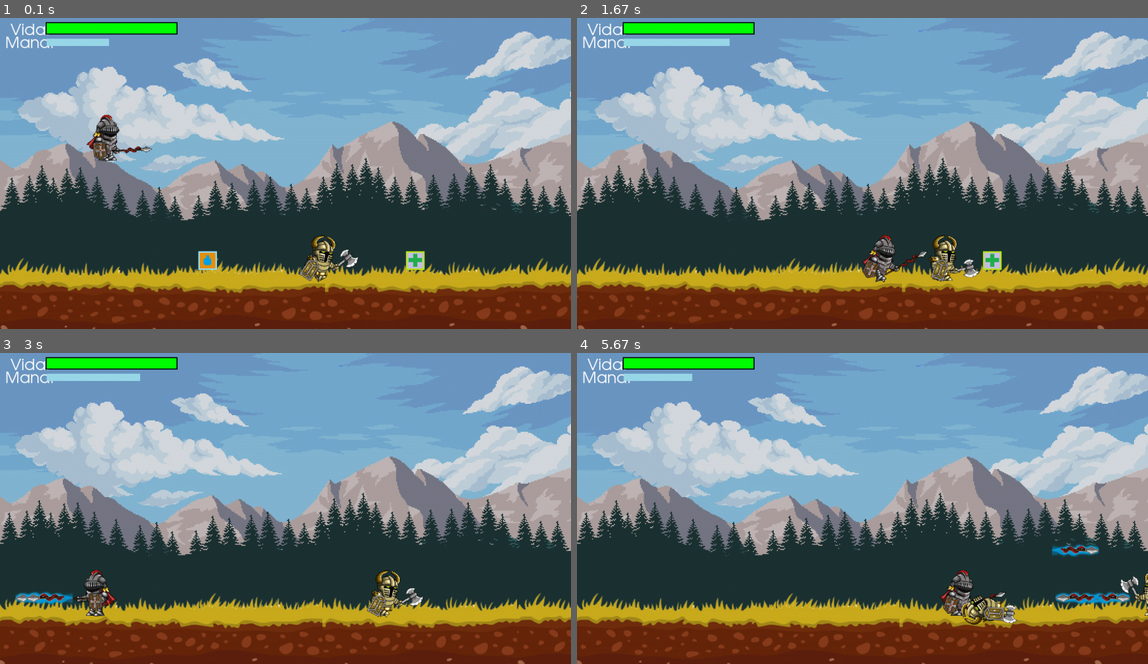
Above: before the commit, frames 1-4 (two rows, left to right).
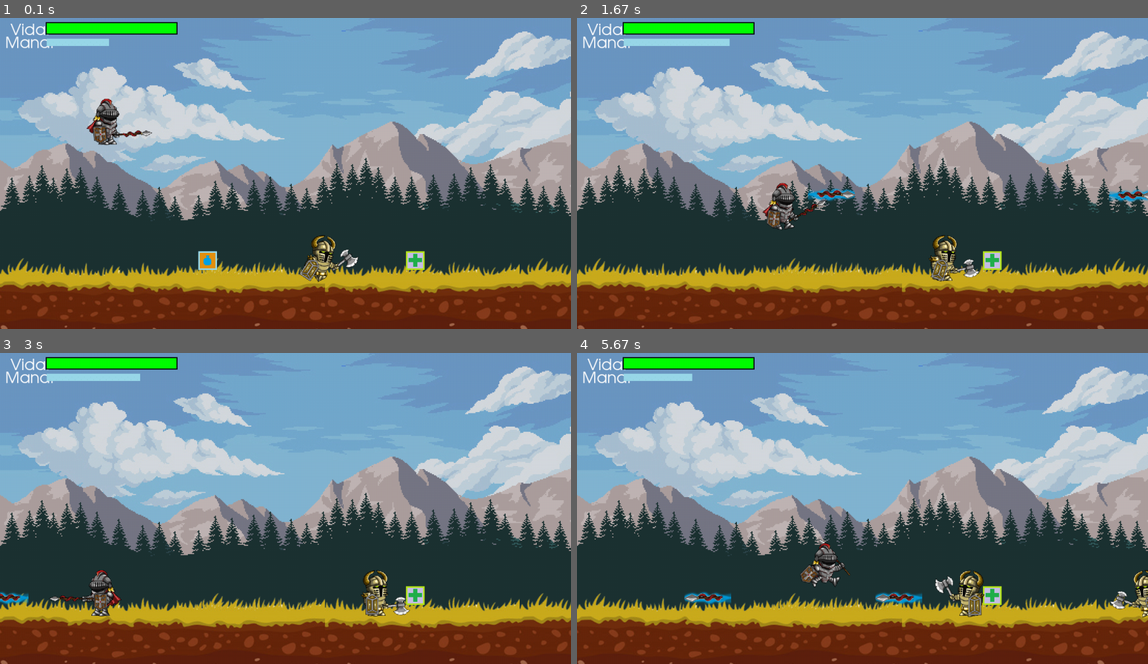
Above: after the commit, the same moments.

Repository: MelvinSalcedo/pygame-RPG
Game: pygame game, started from main.py
Two runs of this game, one before a commit and one after it. Both use one fixed random seed, a clock stepped at 60 frames per second and the inputs below.
Inputs:
- Up to frame 1 (0.1 s): no input
- Up to frame 2 (1.67 s): tap Space at 0.33, 0.73, 1.03, 1.23, 1.57 s; hold D 0.67-1.13 s; hold W 1.17-1.47 s; hold D from 1.5 s (still down)
- Up to frame 3 (3 s): tap Space at 1.87, 2.07, 2.37, 2.63, 2.93 s; release D at 1.97 s; hold A 2-2.53 s; hold A 2.57-2.97 s
- Up to frame 4 (5.67 s): hold W 3-3.37 s; tap Space at 3.07, 3.47, 3.77, 4.13, 4.43, 4.63, 4.93, 5.13, 5.47 s; hold D 3.4-4.03 s; hold A 4.07-4.53 s; hold D 4.57-5.03 s; hold W 5.07-5.37 s; hold D from 5.4 s (still down)

The runs differ from the first frame. In frame 1, 0.9% of the frame differs, in the area x 15-27%, y 25-47%; in frame 2, 1.6%; in frame 3, 10%; in frame 4, 12%, in the area x 0-100%, y 4-100%.

Commit message:
comentado

Diff:
--- a/main.py
+++ b/main.py
@@ -15,7 +15,7 @@
 SCROLL_THRESH = 200
 
 screen = pygame.display.set_mode((SCREEN_WIDTH, SCREEN_HEIGHT))
-pygame.display.set_caption('Shooter')
+pygame.display.set_caption('rpg')
 
 
 clock = pygame.time.Clock()
@@ -53,12 +53,18 @@
 	'magia'		: itemMagia,
 }
 
+#esta variuable sirve para mover todas las imagenes del fondo tanto a la derecha como a la
+#izquierda, para dar la sensacion de que la camara esta moviendose
 bg_scroll = 0
 widht_imagenBG=1376 #la cantidad en pixeles de la imagen de background que cargamos
 LimiteFor=3
+
+
 def draw_bg():
-
+	#sirve para dibujar las mismas iamgenes 3 veces seguidas, una despues de la otra
+	# esto da un efecto de una esena grande
 	for x in range(LimiteFor):
+		#blit(imagen,(x,y))
 		screen.blit(nuves,(x*widht_imagenBG-bg_scroll,0))#5,0 ....150,0
 		screen.blit(mountaña,(x*widht_imagenBG-bg_scroll,200))#5,0
 		screen.blit(pinos,(x*widht_imagenBG-bg_scroll,270))#5,0
@@ -66,13 +72,13 @@
 
 
 def draw_text(text, font, text_col, x, y):
+
 	img = font.render(text, True, text_col)
 	screen.blit(img, (x, y))
 
 
-class Player(pygame.sprite.Sprite):
+class Player():
 	def __init__(self,tipo_personaje, x, y, scale, velocidad,cantidad_magia):
-		pygame.sprite.Sprite.__init__(self)
 		self.estoyVivo = True
 		self.tipo_personaje =tipo_personaje
 		self.velocidad = velocidad
@@ -81,24 +87,31 @@
 		self.saltar = False
 		self.in_air = True
 		self.flip = False
-		self.lista_animacion = []
+		self.lista_animacion = [] # esto se ocnvierte en una matriz
 		self.indice_NumeroImagen = 0
 		self.accion = 0
-		self.tiempoObtenido = pygame.time.get_ticks()
+		self.tiempoObtenido = pygame.time.get_ticks()# que vas obtner el tiempo cuando este creeandose esta variable
 
 		#cargamos todas las animaciones que se nesesiten
-		animation_types = ['Idle', 'Run', 'Jump','Death','atack']
-
+		animation_types = ['Idle', 'Run', 'Jump','Death','atack'] #nombres de las caarpes y del conjunto de imagenes
+
+		#ewstamos cargando todas las imagenes de acuerdo a su tipo en la variable lista_animacion
+
+		#con este for rrecorremos cada una de las carpetas
 		for animation in animation_types:
 			#se crear una nueva lista en cada for
 			temp_list = []
-			#ccontanmos el numero de archivos en un folder
+			#num_frames = cantidad de imagenes que encontremos en la carpeta dpnde estamos buscado
+			#
 			num_of_frames = len(os.listdir(f'img/{self.tipo_personaje}/{animation}')) # longitud de mi carpeta
-			#0,1,2,3,
+
+			#con este for cargfamos cada UNA DE Las imagenes de las carpetas donde hemos entrado
 			for i in range(num_of_frames):
+				#f'' -> convierte su contenido en string
 				img = pygame.image.load(f'img/{self.tipo_personaje}/{animation}/{i}.png')
 				img = pygame.transform.scale(img, (int(img.get_width() * scale), int(img.get_height() * scale)))
 				temp_list.append(img)
+
 			self.lista_animacion.append(temp_list)
 
 		self.image = self.lista_animacion[self.accion][self.indice_NumeroImagen]
@@ -108,33 +121,34 @@
 		self.tiempo_casteo = 0
 		self.cantidad_magia = cantidad_magia
 		self.health=100
-		self.radius = self.rect.width/2
-
+
+		# estas variables son par ala AI
 		self.move_counter = 0
 		self.vision = pygame.Rect(0, 0, 150, 20) # 75,10
 		self.EstoyMirandoPlayer = False
 		self.EstoyMirandoPlayer_counter = 0
 		self.estoyAtacando=False
 		self.max_health = self.health
-
+		#piso donde se va a parar el personaje y AI
 		self.topePiso=50*scale*1.8
 
 	def update(self):
 		self.actualizarAnimacion()
 		self.verificarEstoyVivo()
 		#uactualiamos tiempo
+		#sirve para ejecutar magia
 		if self.tiempo_casteo > 0: #20 # espera 20 ejeciccion del while principal para ejecurtarse otra vez
 			self.tiempo_casteo -= 1 #0
 
 	def castearMagia(self):
 		if self.tiempo_casteo == 0 and self.cantidad_magia > 0:
 			self.estoyAtacando=True
-			self.actualizarAccion(4)
-
-
-			self.tiempo_casteo = 30
+			self.actualizarAccion(4) # cambia de animacion segun lo que estemos haciendo
+
+
+			self.tiempo_casteo = 30 #vmaos a poder disparar magia cada 30 milisegundos
 			magiaFuego = MagiaFuego(self.rect.centerx + (80 * self.direction),self.rect.centery, self.direction,0.15)
-			grupo_magiasDisparadas.add(magiaFuego)
+			grupo_magiasDisparadas.add(magiaFuego) #el onjeto creado agragamos a la lista
 			#reducimos la cantidad de magia
 			self.cantidad_magia -= 1
 
@@ -152,97 +166,99 @@
 		dy = 0
 
 		#si
-		if moving_left:
+		if moving_left: #se hace true cuando presion la tecla a
 			dx = -self.velocidad
 			self.flip = True
 			self.direction = -1
-		if moving_right:
+		if moving_right:#se hace true cuando presion la tecla d
 			dx = self.velocidad
 			self.flip = False
 			self.direction = 1
 
 		#Accion de saltar
-		if self.saltar == True and self.in_air == False:
-			self.vel_y = -15
+		if self.saltar == True and self.in_air == False: #se hace true cuando presion la tecla w
+			self.vel_y = -15 # sube llega a un lkimite y de ahi tiene qeu bajar
 			self.saltar = False
 			self.in_air = True
 
 		#aplicamos gravedad
 		self.vel_y += GRAVITY #-11+1 =-10 0 1
-
-		if self.vel_y > 10:
-			self.vel_y
-		dy += self.vel_y # 0-10
+		dy += self.vel_y # 0-10 # dy=dy+self.vel_y
 
 		#verificamos la colision con el suelo
+		#si la parte inferior de la imagen del player ya llego al piso quiero que no siga bajando
+		# si no se quede ahi porque es el piso
 		if (self.rect.bottom-self.topePiso) + dy > piso:
 			dy = piso - (self.rect.bottom -self.topePiso) #y  de abajo de mi imagen
 			self.in_air = False
 
+		'''#verificar el el player yua sobrepaso un limite quye esta la lado derecho de la pantlla
 		if self.tipo_personaje == 'player':
 			if self.rect.left + dx < 0 or self.rect.right + dx > SCREEN_WIDTH+400:
-				dx = 0
+				dx = 0'''
 
 		#actualizamos la posicion de la imagen del player
 		self.rect.x += dx
 		self.rect.y += dy
 
 		if self.tipo_personaje == 'player': #
+			#verificar el el player yua sobrepaso un limite quye esta la lado derecho de la pantlla  o ala izquierda
 			if (self.rect.right > SCREEN_WIDTH - SCROLL_THRESH and bg_scroll <  SCREEN_WIDTH*LimiteFor-SCREEN_WIDTH)\
 				or (self.rect.left < SCROLL_THRESH and bg_scroll > abs(dx)):
 				self.rect.x -= dx # se hace cero
 				screen_scroll -=dx  # -5
-		print(bg_scroll)
+		#screen scrrol mueve las iamgene. da efecto de camra moviendose
 		return screen_scroll
 
 	def actualizarAnimacion(self):
-		ANIMATION_COOLDOWN = 100
-		self.image = self.lista_animacion[self.accion][self.indice_NumeroImagen]
-		#si paso 100 milisegundos cambiamos a la sigu	einte imagen
-
-
+		ANIMATION_COOLDOWN = 100 # cada 100 milisegundo se cambviara de imagen
+		self.image = self.lista_animacion[self.accion][self.indice_NumeroImagen] # carga una imagen de de la matriz
+
+		#si ya paso un tiempo de 100 milisegudnos se cambia de imagen
 		if pygame.time.get_ticks() - self.tiempoObtenido > ANIMATION_COOLDOWN:
 			self.tiempoObtenido = pygame.time.get_ticks()
-			self.indice_NumeroImagen += 1
+			self.indice_NumeroImagen += 1 #pasar a la siguiente imagen
+
 		#if llego al tope del totoal de iamgenes se reiniciar la animacion desde cero
 		if self.indice_NumeroImagen >= len(self.lista_animacion[self.accion]):
 			if(self.accion==4):
 				self.estoyAtacando=False
-			if self.accion == 3:
+			if self.accion == 3: #si es muero ya no queiroi que nunca mas se actualize de imagen .
 				self.indice_NumeroImagen = len(self.lista_animacion[self.accion]) - 1
-
 			else:
 				self.indice_NumeroImagen = 0
 
 	def actualizarAccion(self, accion):#1
 		#dependiendo de la tecla que presionemos vamos a actuializar la animacion
-		if accion != self.accion:
+		if accion != self.accion: #siginidica difereten
 			self.accion = accion
 			#actualizamos la imagen
 			self.indice_NumeroImagen = 0
 			self.update_time = pygame.time.get_ticks()
 
 	def InteligenciaArtificialNormal(self):
-		if self.estoyVivo :#and player.estoyVivo:
-			if self.EstoyMirandoPlayer == False and random.randint(1, 200) == 1:
+		if self.estoyVivo :#si el eneimigo esta vivo
+			if self.EstoyMirandoPlayer == False and random.randint(1, 200) == 1: # set ienen que cump0lir ambas conidiones
 				#sonidoDOlor.play()
 				self.actualizarAccion(0)#0: idle
 
 				self.EstoyMirandoPlayer = True
-				self.EstoyMirandoPlayer_counter = 50
+				self.EstoyMirandoPlayer_counter = 50 #timer se detiene 50 milisegundos
+
 			#verificamos si la AI esta cerca del personaje
 			if self.vision.colliderect(player.rect):
 				#detenerse y mirar al personaje
-				self.actualizarAccion(4)#0: estado idle
+				self.actualizarAccion(4)#0: estado atacar
 				#estado castear magina
 				self.castearMagia()
-			else:
+			else: #si no mira al player vamos ahcer caminar al personaje un un determinado rango
 				if self.EstoyMirandoPlayer == False: # esta caminando
 					if self.direction == 1:
 						ai_moverDerecha = True
 					else:
 						ai_moverDerecha = False
-					ai_moverIzquierda = not ai_moverDerecha
+					ai_moverIzquierda = not ai_moverDerecha #convierte al contrario
+
 					self.mover_player(ai_moverIzquierda, ai_moverDerecha)
 					self.actualizarAccion(1)#1: estado de caminar
 					self.move_counter += 1
@@ -253,7 +269,7 @@
 						self.direction *= -1  # verifica la direccion de caminata
 						self.move_counter *= -1
 				else:
-					self.EstoyMirandoPlayer_counter -= 1
+					self.EstoyMirandoPlayer_counter -= 1 #sirve ára qiue el personajke se detenega 50 milsegundos
 					if self.EstoyMirandoPlayer_counter <= 0:
 						self.EstoyMirandoPlayer = False
 
@@ -305,10 +321,11 @@
 		pygame.sprite.Sprite.__init__(self)
 		self.velocidad = 10
 		img = pygame.image.load("img/icons/bullet.png")
-		if(direccion>0):
+		if(direccion>0): #siginifaca que aputa a la derecha
 			img2 = pygame.transform.flip(img, False, False)
-		else:
+		else:#apunta a la izquierda
 			img2 = pygame.transform.flip(img, True, False)
+		#escalar la imagen que cargamos
 		self.image = pygame.transform.scale(img2, (int(img2.get_width() * scale), int(img2.get_height() * scale)))
 
 		#self.image = self.image.flip(True,False)
@@ -342,20 +359,28 @@
 				enemy2.health -= 25
 				self.kill()
 
-class CajaItems(pygame.sprite.Sprite):
+class CajaItems(pygame.sprite.Sprite): #heredar de pygame.sprite.Sprite
+	# pygame.sprite.Group()= listade pygame: esta lista que se crea nesesita que los objetos que se
+	#agregen a ella, hereden de p.s.s y que ademas su constructor del padre se inizialixe,
+	#tambien nesesita que una de las variables del objeto se llame image, rect
+	# para que se puedan realizar operacion de pygame efeicienteme en la lista creada del tipo
+	#pygame.sprite.Group() por jemplo llamar draw,udpdate,coliision
+
+
 	def __init__(self, item_type, x, y):
-		pygame.sprite.Sprite.__init__(self)
+		pygame.sprite.Sprite.__init__(self) #inicializando el constructor del padre
+
 		self.item_type = item_type
-		self.image = cajaItems[self.item_type]
-		self.rect = self.image.get_rect()
-		self.rect.midtop = (x,y)
+		self.image = cajaItems[self.item_type] #cargando la imagen segun el item_type
+		self.rect = self.image.get_rect() #obtener  la posicion de esa imagen
+		#y mendiante esta variable poder cambiarla de posicion
+		self.rect.midtop = (x,y) #que se posiciones segun la parte media superior de la imagen
 
 	def update(self):
 		self.rect.x += screen_scroll
-		#verificamos si a ahabido colision con el player
+		#verificamos si a ahabido colision entre el player y este objeto
 		if pygame.sprite.collide_rect(self, player):
-		#if pygame.sprite.spritecollide(player, grupovidas,False,pygame.sprite.pygame.sprite.collide_circle_ratio(.25)):
-			#verificamos con que objeto a colisionado
+
 			if self.item_type == 'Health':
 				player.health += 5 #98+5=103
 				if player.health > player.max_health:
@@ -363,9 +388,11 @@
 			elif self.item_type == 'magia':
 				player.cantidad_magia += 10
 
-			self.kill()
+			self.kill() #eliminamos el objeto actual creado
 
 class HealthBar():
+	#contructor de la clases
+	#en este caso esta reciebiendo aprametros
 	def __init__(self, x, y, health, max_health):
 		self.x = x
 		self.y = y
@@ -378,7 +405,10 @@
 		self.health = Ehealth
 		#dibujamos el borde de la vida
 		draw_text('Vida: ', font, WHITE, 20, 10)
-		ratio = self.health #95/100 =0.95
+
+		ratio = self.health #sirve para dibujar la vida del personaje en el esenario
+		#sim importar que tan grande sea su rectangulo
+
 		pygame.draw.rect(screen, BLACK, (self.x - 2, self.y - 2, 250+4, 24))
 		pygame.draw.rect(screen, RED, (self.x, self.y, 250, 20))
 		pygame.draw.rect(screen, GREEN, (self.x, self.y, ratio*2.5, 20))
@@ -390,8 +420,9 @@
 enemy1  = Player("enemy", 1200, 500, .7, 2,20)
 enemy2 = Player("boss", 1800, 600, 1.1, 2,20)
 
-grupo_magiasDisparadas = pygame.sprite.Group()
-item_box_group = pygame.sprite.Group()
+grupo_magiasDisparadas = pygame.sprite.Group() #tipo de dato de pygame solamente
+item_box_group = pygame.sprite.Group() #lista especial de pygame que sirve para guardar iamgenes
+
 
 item_box = CajaItems('Health', 800, 450)
 item_box_group.add(item_box)
@@ -405,10 +436,10 @@
 while run:
 	clock.tick(FPS)
 	###################EVENTOS###################
-	for event in pygame.event.get():
+	for event in pygame.event.get():# obtener todos los eventos
 		if event.type == pygame.QUIT:
 			run = False
-		if event.type == pygame.KEYDOWN: #presionanadose sin soltar
+		if event.type == pygame.KEYDOWN: #presionanar una tecla
 			if event.key == pygame.K_a:
 				mover_izquierda = True
 			if event.key == pygame.K_d:
@@ -422,7 +453,7 @@
 			if event.key == pygame.K_ESCAPE:
 				run = False
 
-		if event.type == pygame.KEYUP:
+		if event.type == pygame.KEYUP: #soltar tecla
 			if event.key == pygame.K_a:
 				mover_izquierda = False
 			if event.key == pygame.K_d:
@@ -445,7 +476,7 @@
 			player.actualizarAccion(4)#1: correr
 		else:
 			player.actualizarAccion(0)#0: quieto
-		player.mover_player(mover_izquierda, mover_derecha)
+		screen_scroll = player.mover_player(mover_izquierda, mover_derecha)
 
 	############RENDER####################
 
@@ -457,7 +488,7 @@
 		screen.blit(imgMagia, (90 + (x * 12), 40))
 
 
-	screen_scroll = player.mover_player(mover_izquierda, mover_derecha)
+
 	bg_scroll -= screen_scroll
 
 	item_box_group.update()
